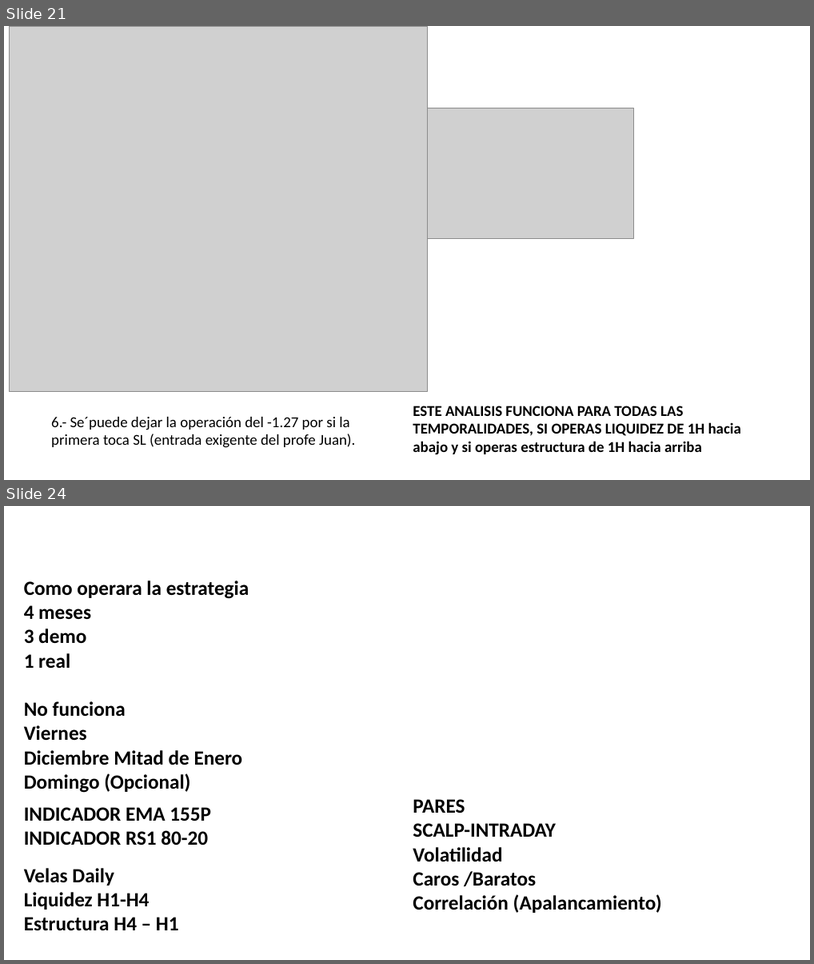
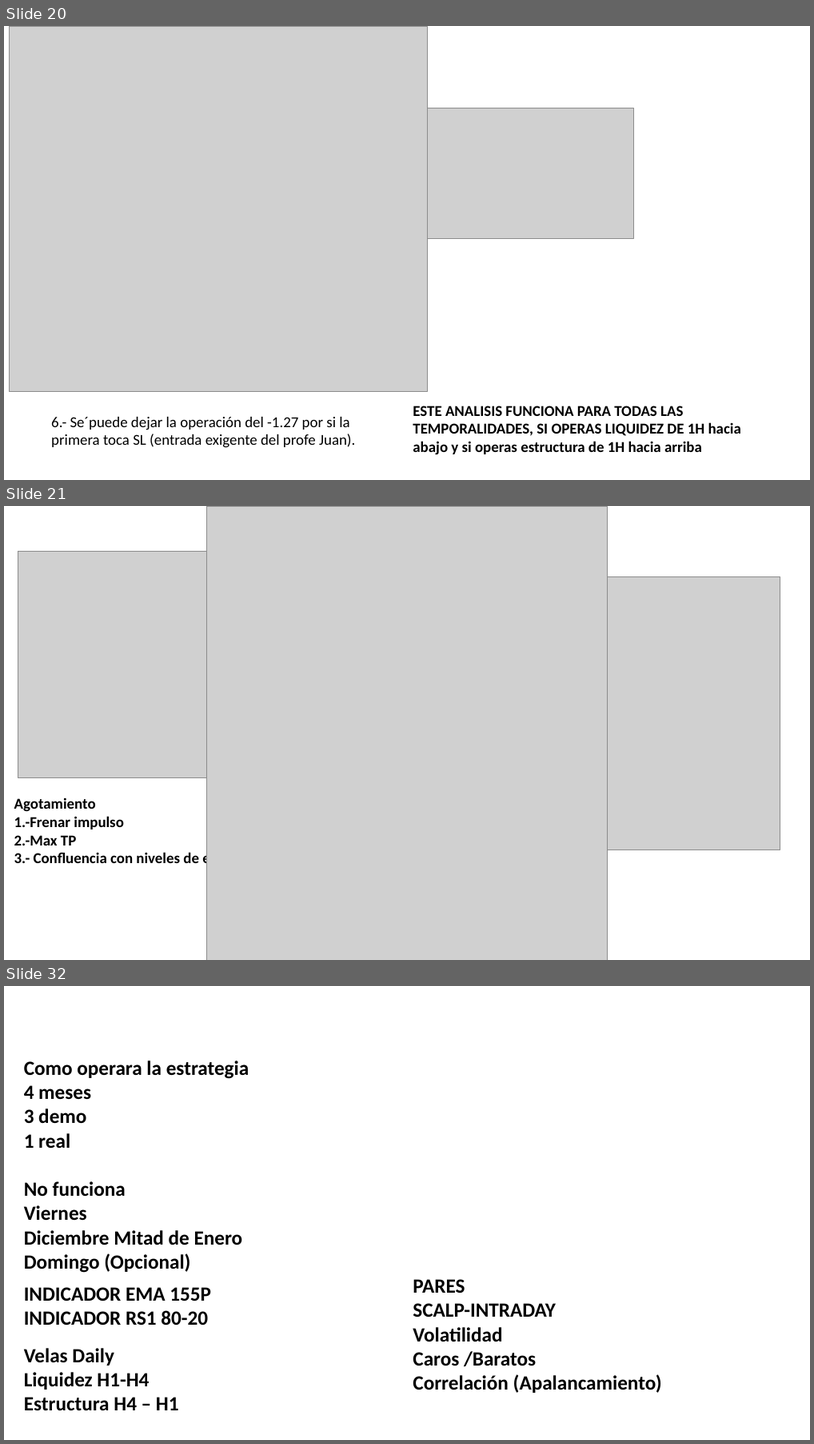
Before and after one commit to Edd1eware/Yields_Academy, a slide deck: Manual_YIELDS_ACADEMY.pptx. Shown one above the other, each under a label of ours: slides 21 and 24 before the commit, slides 20, 21 and 32 after it; the slides between them are not shown. The pictures are 814x964 and 814x1444 pixels, drawn with LibreOffice and Linux fonts; fonts in the diff are those of the drawing; grey boxes stand for pictures. Boxes give left, top, right and bottom in pixels: in the first picture for what was removed or moved away, otherwise in the second. Text is boxed around its words. In the diff, an @@ line names an element or a change of style, - is before the commit and + after.

```diff
--- a/Manual_YIELDS_ACADEMY.pptx
+++ b/Manual_YIELDS_ACADEMY.pptx
@@ slide 21 added at (x1=4, y1=506, x2=810, y2=960), background #FFFFFF @@
@@ picture added at (x1=206, y1=506, x2=608, y2=960) @@
@@ picture added at (x1=18, y1=552, x2=237, y2=778) @@
@@ picture added at (x1=286, y1=576, x2=781, y2=850) @@
@@ text added at (x1=14, y1=797, x2=251, y2=868), 18 pt, text #000000, bold @@
+Agotamiento
+1.-Frenar impulso
+2.-Max TP
+3.- Confluencia con niveles de entrada
@@ what was slide 21 is now slide 20 @@
@@ what was slide 24 is now slide 32 @@
```
Also in this commit, not shown: 2 slides changed, 9 other slides added, 2 slides removed.
